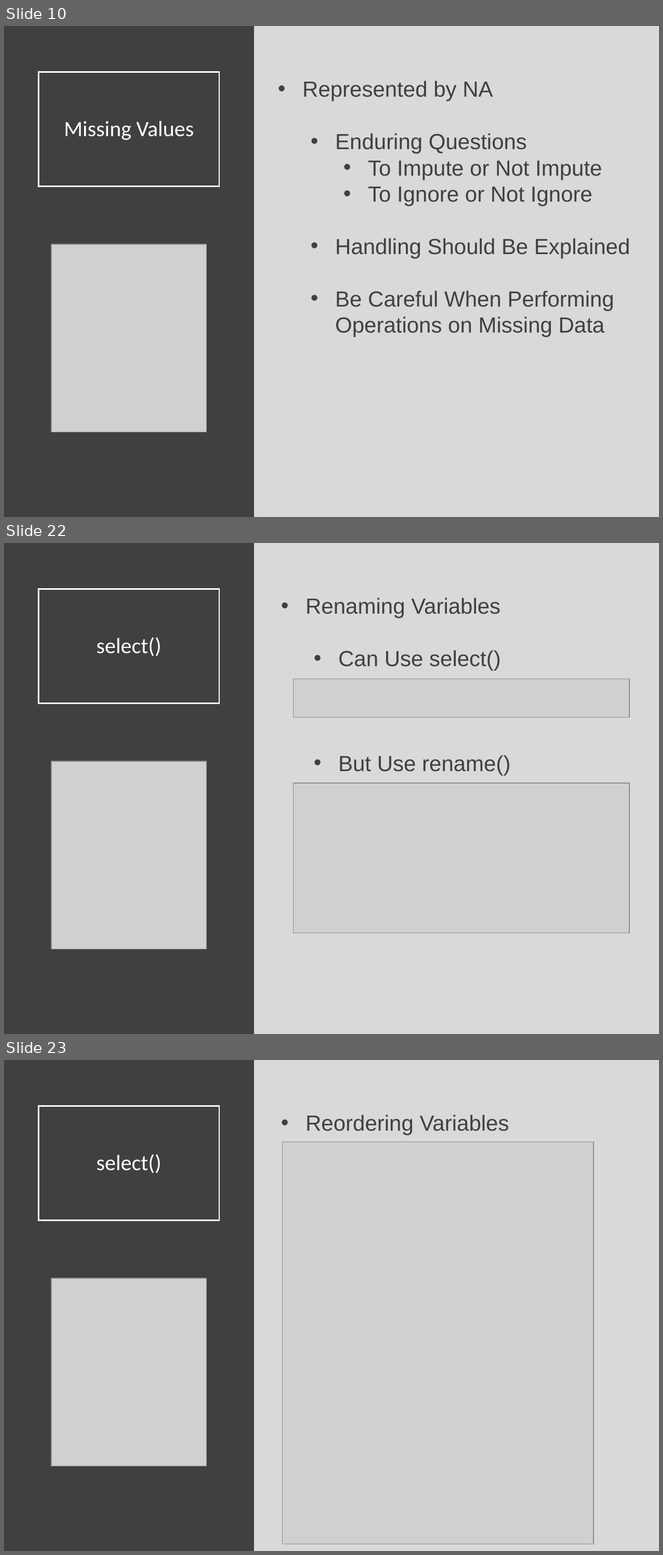
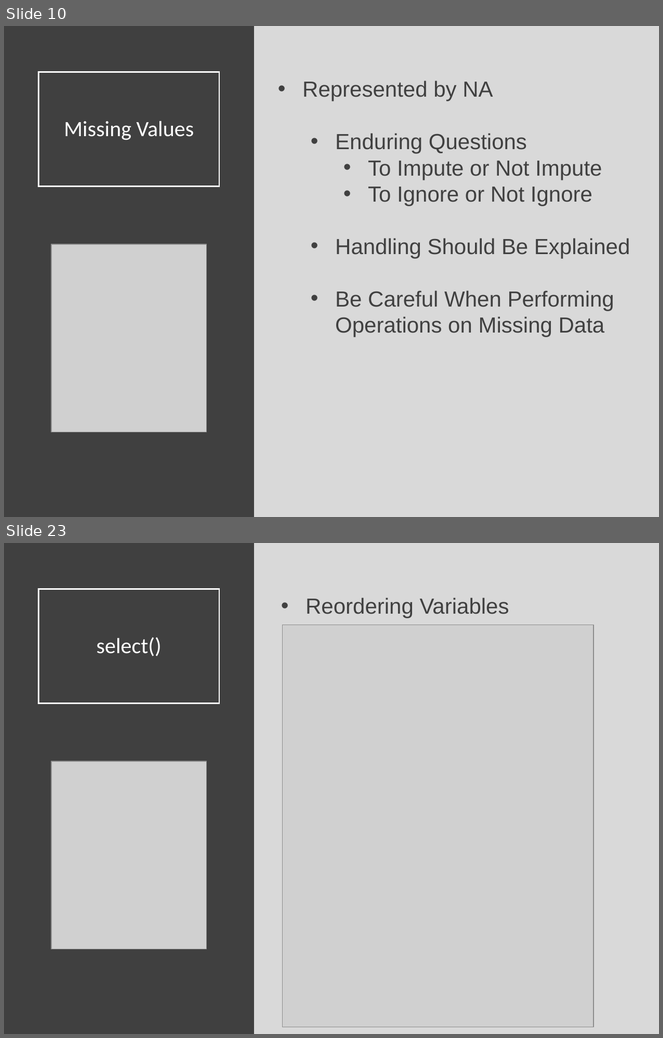
Before and after one commit to Yixf-Self/STOR320_WEBSITE, a slide deck: Lecture/Lecture 4/Lecture 4.pptx. Shown one above the other, each under a label of ours: slides 10, 22 and 23 before the commit, slides 10 and 23 after it; the slides between them are not shown. The pictures are 663x1555 and 663x1038 pixels, drawn with LibreOffice and Linux fonts; fonts in the diff are those of the drawing; grey boxes stand for pictures. Boxes give left, top, right and bottom in pixels: in the first picture for what was removed or moved away, otherwise in the second. Text is boxed around its words. In the diff, an @@ line names an element or a change of style, - is before the commit and + after.

```diff
--- a/Lecture/Lecture 4/Lecture 4.pptx
+++ b/Lecture/Lecture 4/Lecture 4.pptx
@@ slide 22 removed at (4,543,659,1034), background #D9D9D9 @@
@@ rectangle removed at (4,543,254,1034) @@
@@ title removed at (39,589,220,704) @@
-select()
@@ text removed at (306,598,510,775) @@
-• Renaming Variables
-  • Can Use select()
-  • But Use rename()
@@ picture removed at (294,679,630,717) @@
@@ picture removed at (51,761,206,949) @@
@@ picture removed at (294,783,630,934) @@
```
Also in this commit, not shown: 22 slides changed, 1 slide added, 3 other files.
